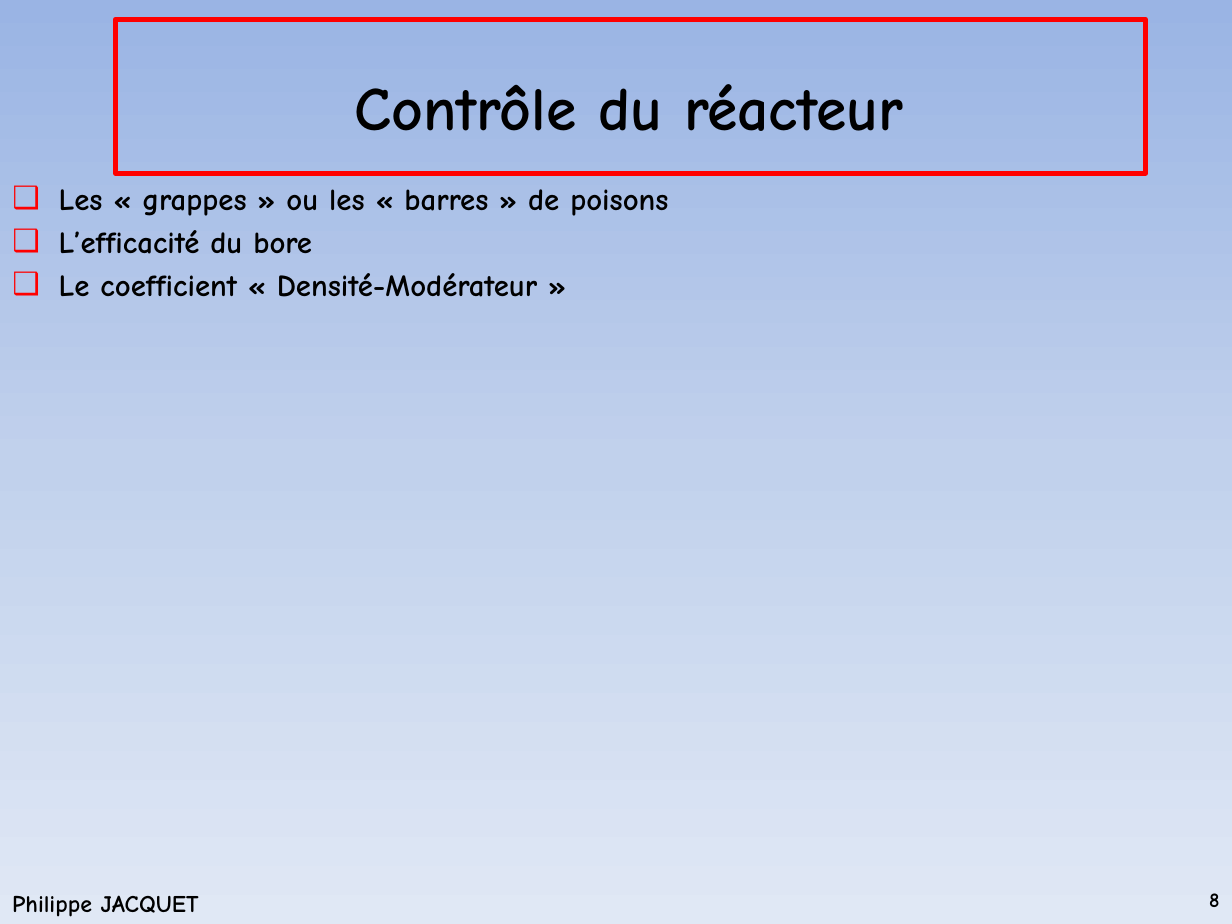
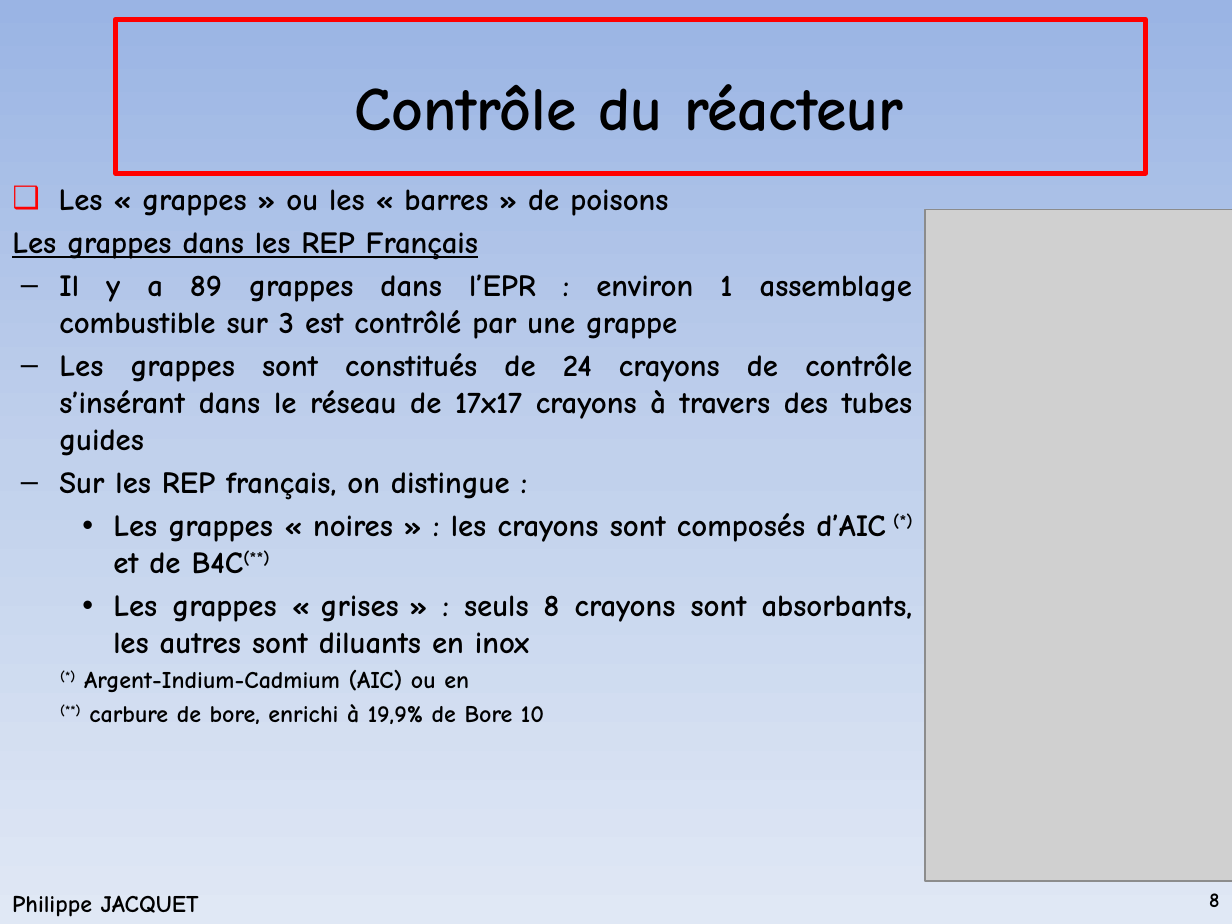
Before and after one commit to phjacquet/physor-smr-cnam, a slide deck: slide 8 of Cours2.pptx. Drawn at 1232x924 pixels with LibreOffice and Linux fonts; fonts in the diff are those of the drawing; grey boxes stand for pictures; background and template pictures are left out. Boxes give left, top, right and bottom in pixels: in the first picture for what was removed or moved away, otherwise in the second. Text is boxed around its words. In the diff, an @@ line names an element or a change of style, - is before the commit and + after.

```diff
--- a/Cours2.pptx
+++ b/Cours2.pptx
@@ picture added at (x1=925, y1=209, x2=1232, y2=881) @@
@@ text at (x1=12, y1=232, x2=913, y2=724): text changed @@
-❑ L’efficacité du bore
-❑ Le coefficient « Densité-Modérateur »
+Les grappes dans les REP Français
+  – Il y a 89 grappes dans l’EPR : environ 1 assemblage combustible sur 3 est contrôlé par une grappe
+  – Les grappes sont constitués de 24 crayons de contrôle s’insérant dans le réseau de 17x17 crayons à travers des tubes guides
+  – Sur les REP français, on distingue :
+    • Les grappes « noires » : les crayons sont composés d’AIC (*) et de B4C(**)
+    • Les grappes « grises » : seuls 8 crayons sont absorbants, les autres sont diluants en inox
+  (*) Argent-Indium-Cadmium (AIC) ou en
+  (**) carbure de bore, enrichi à 19,9% de Bore 10
```
Also in this commit, not shown: 1 other slide changed, 2 slides added, 1 slide removed, 10 other files.
